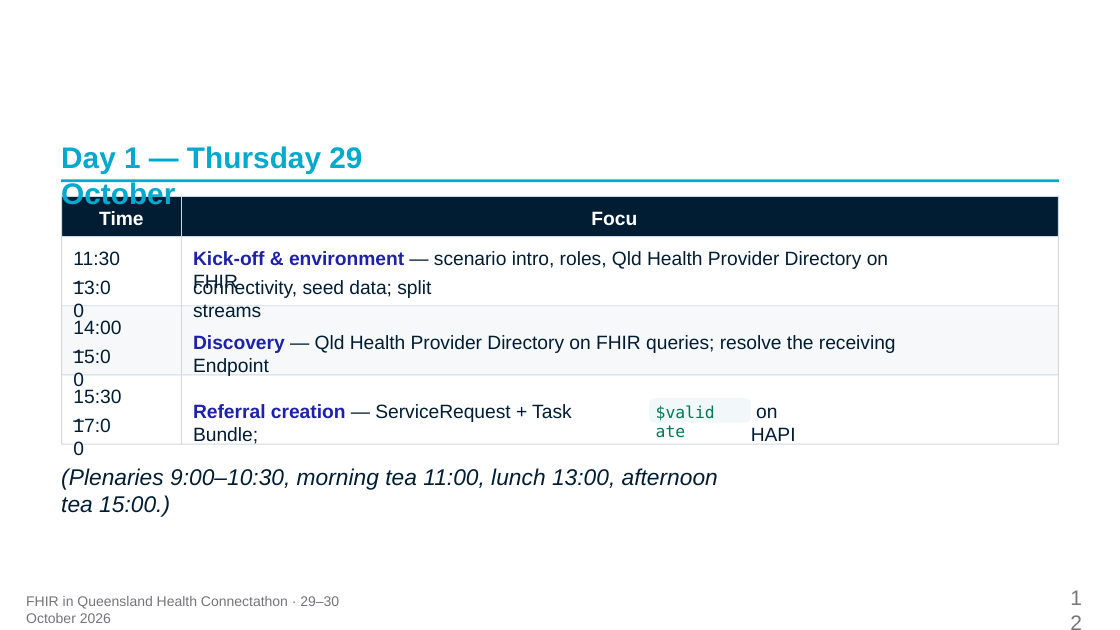
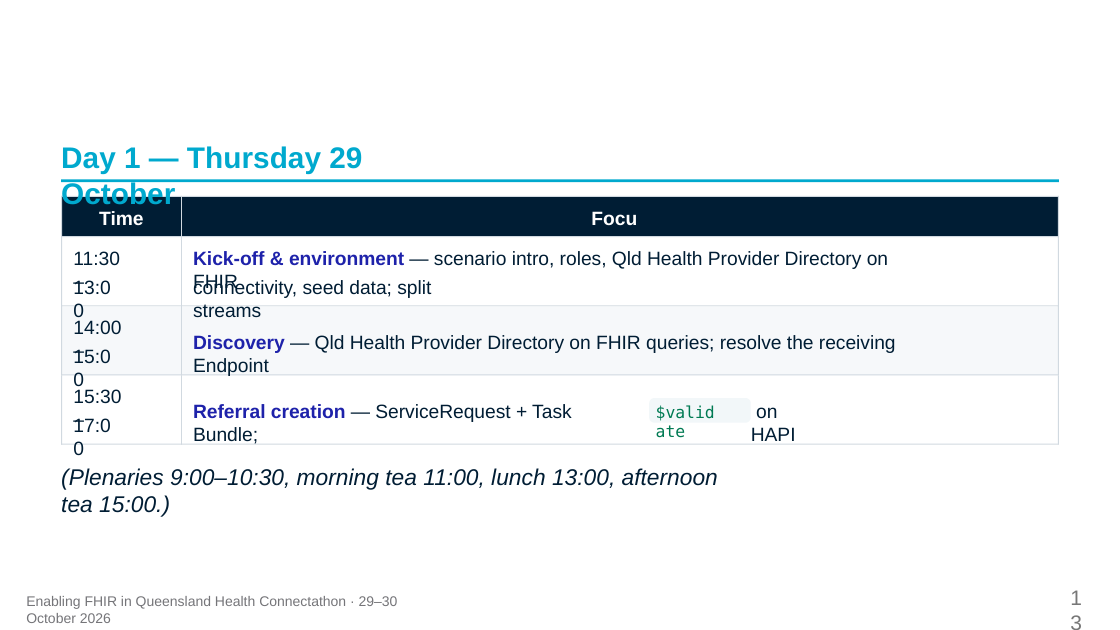
Before and after one commit to aehrc/qh-connectathon, a slide deck: slide 13 of 2026-10-29/2-FHIR-For-Services/Track2-KickOff-Deck.pptx (slide 12 before the commit). Drawn at 1120x630 pixels with LibreOffice and Linux fonts; fonts in the diff are those of the drawing. Boxes give left, top, right and bottom in pixels: in the first picture for what was removed or moved away, otherwise in the second. Text is boxed around its words. In the diff, an @@ line names an element or a change of style, - is before the commit and + after.

```diff
--- a/2026-10-29/2-FHIR-For-Services/Track2-KickOff-Deck.pptx
+++ b/2026-10-29/2-FHIR-For-Services/Track2-KickOff-Deck.pptx
@@ text at bbox=[26, 596, 398, 623]: text changed @@
-FHIR in Queensland Health Connectathon · 29–30 October 2026
+Enabling FHIR in Queensland Health Connectathon · 29–30 October 2026
```
Also in this commit, not shown: 15 other slides changed, 1 slide added.
